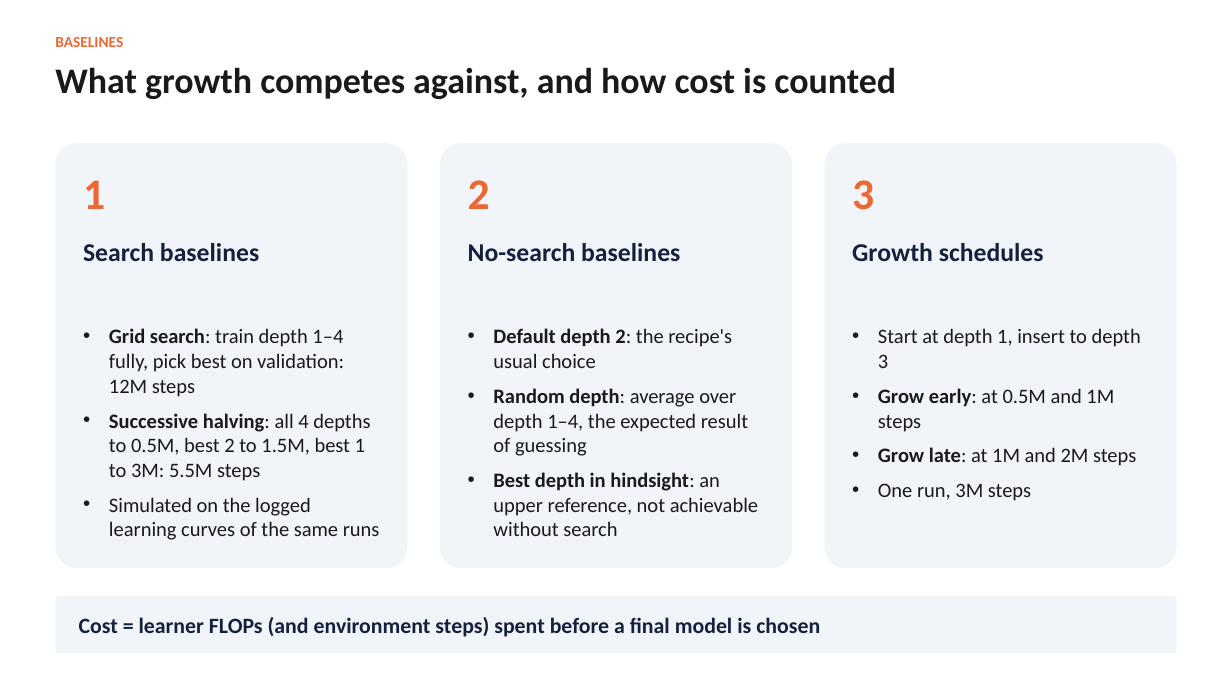
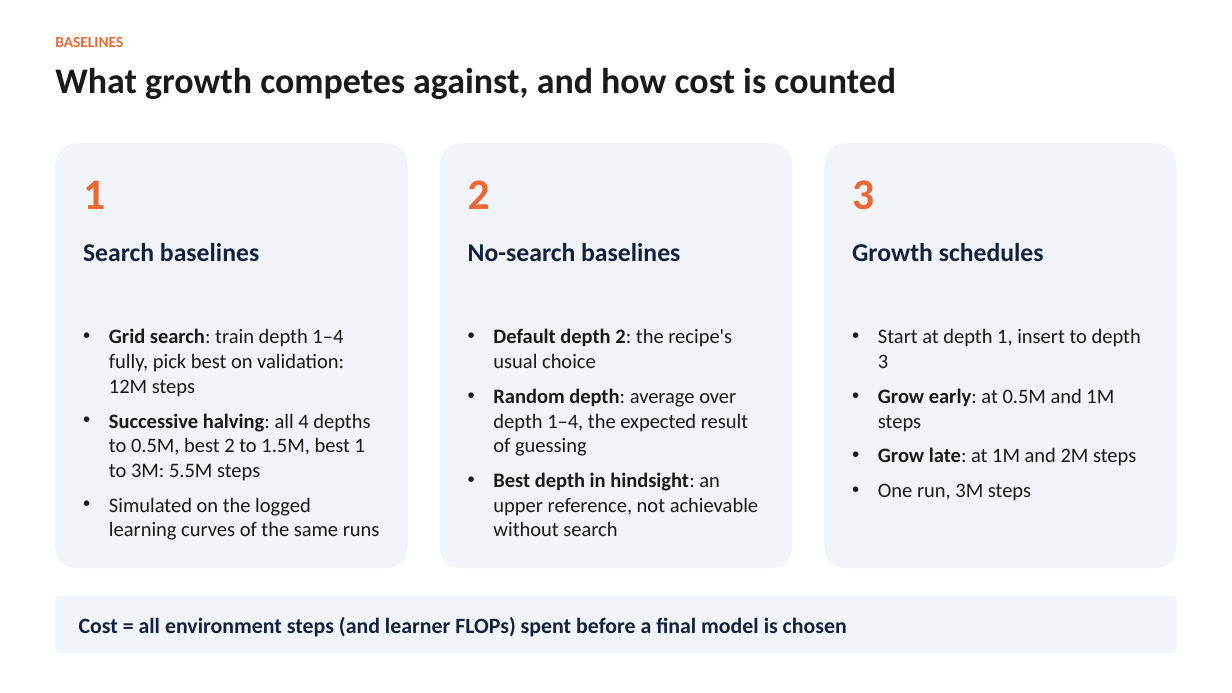
Before and after one commit to adlsdztony/comp9501-depth-growth, a slide deck: slide 6 of deck/COMP9501_Growth_Results_v2.pptx. Drawn at 1232x693 pixels with LibreOffice and Linux fonts; fonts in the diff are those of the drawing. Boxes give left, top, right and bottom in pixels: in the first picture for what was removed or moved away, otherwise in the second. Text is boxed around its words. In the diff, an @@ line names an element or a change of style, - is before the commit and + after.

```diff
--- a/deck/COMP9501_Growth_Results_v2.pptx
+++ b/deck/COMP9501_Growth_Results_v2.pptx
@@ text at (79,617,847,637): text changed @@
-Cost = learner FLOPs (and environment steps) spent before a final model is chosen
+Cost = all environment steps (and learner FLOPs) spent before a final model is chosen
```
Also in this commit, not shown: 10 other slides changed, 9 other files.
